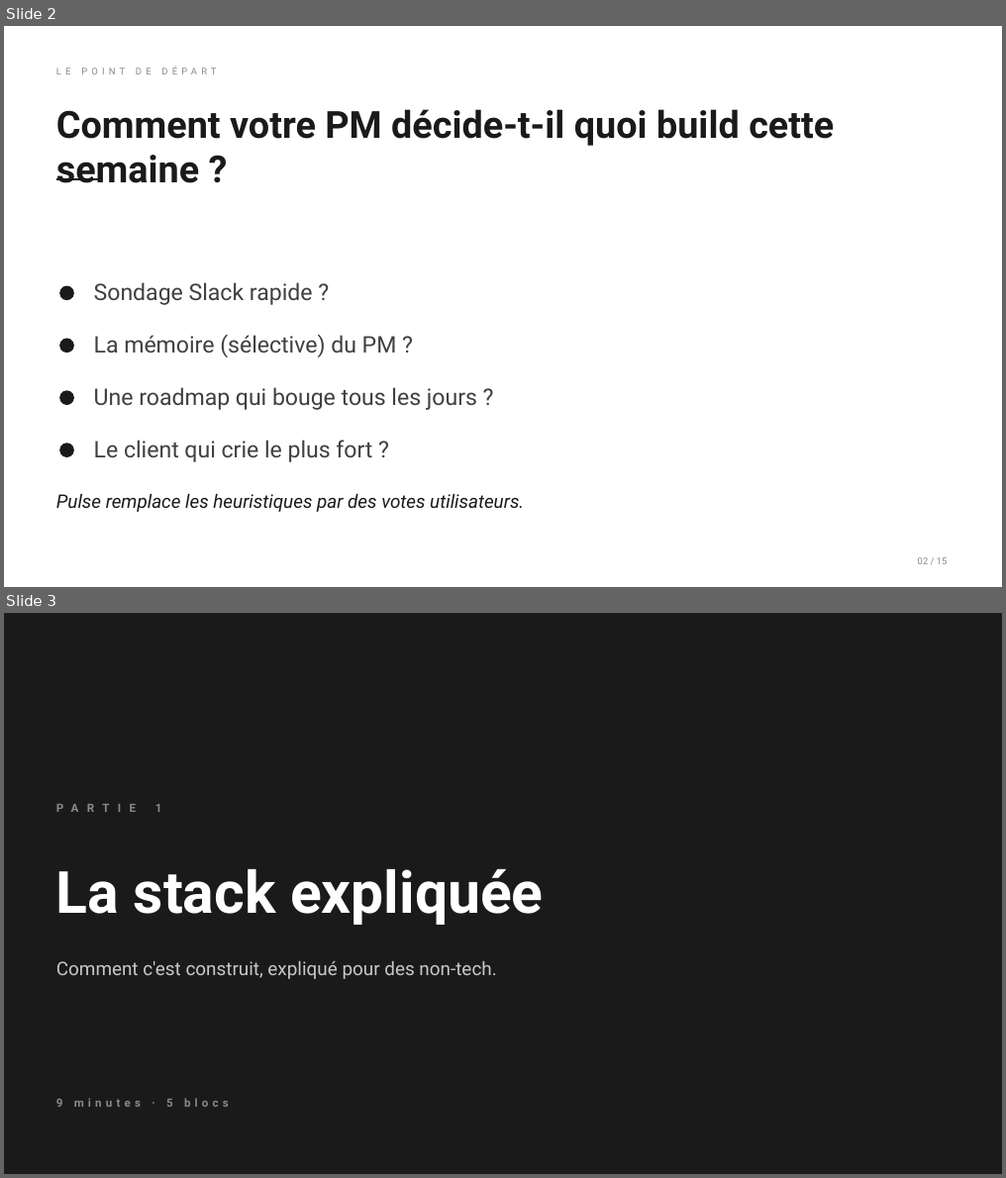
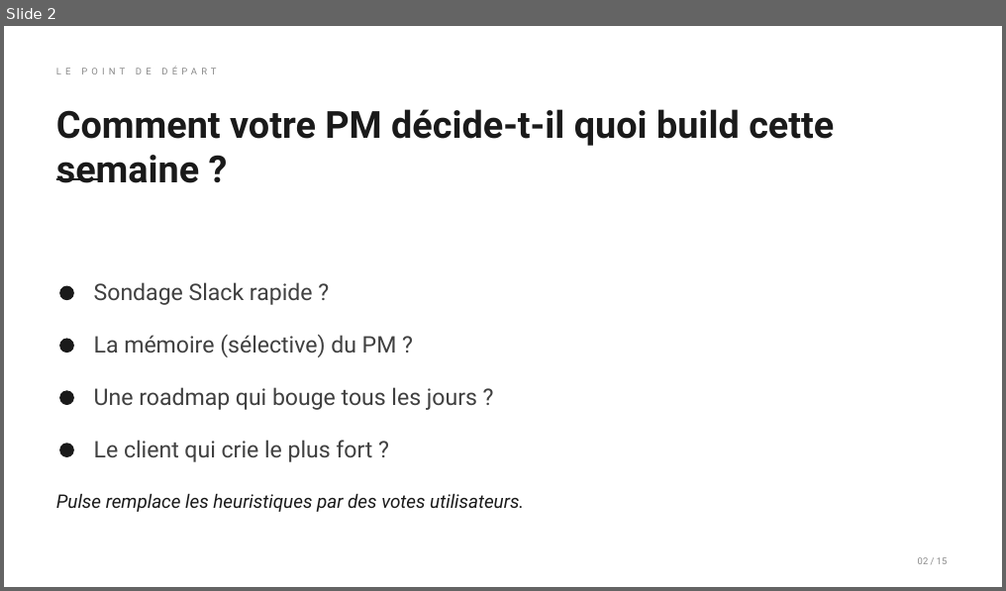
Before and after one commit to VincentG32/echo, a slide deck: docs/pulse-presentation.pptx. Shown one above the other, each under a label of ours: slides 2 and 3 before the commit, slide 2 after it. The pictures are 1006x1178 and 1006x591 pixels, drawn with LibreOffice and Linux fonts; fonts in the diff are those of the drawing. Boxes give left, top, right and bottom in pixels: in the first picture for what was removed or moved away, otherwise in the second. Text is boxed around its words. In the diff, an @@ line names an element or a change of style, - is before the commit and + after.

```diff
--- a/docs/pulse-presentation.pptx
+++ b/docs/pulse-presentation.pptx
@@ slide 3 removed at box(4, 613, 1002, 1174), background #1A1A1A @@
@@ text removed at box(155, 804, 162, 812) @@
-PARTIE 1
@@ text removed at box(56, 869, 544, 925) @@
-La stack expliquée
@@ text removed at box(56, 961, 496, 979) @@
-Comment c'est construit, expliqué pour des non-tech.
@@ text removed at box(56, 1098, 229, 1107) @@
-9 minutes · 5 blocs
```
Also in this commit, not shown: 12 slides added, 10 other slides removed, 1 other file.
